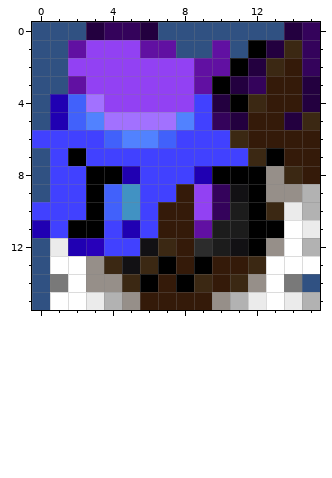
Two versions of one pixel-art sprite, img/favicon.png. Above is the file before it was changed.
The file is 128x128 pixels, drawn in blocks of 8x8; one block is one cell here.
Once edited:
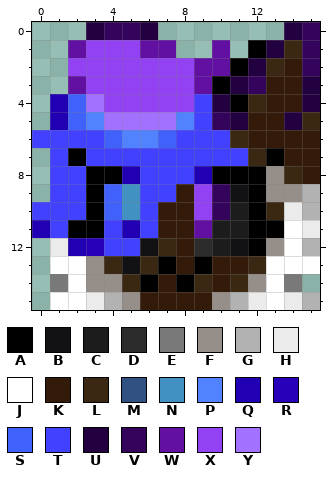
Palette (. is transparent): A #000000  B #121114  C #1c1c1c  D #2c2c2c  E #797979  F #968f89  G #b2b2b2  H #ebebeb  J #ffffff  K #341a09  L #3b2813  M #305182  N #4192c3  P #5182ff  Q #2000b2  R #2800ba  S #4161fb  T #4141ff  U #23003f  V #34035b  W #6110a2  X #9241f3  Y #a271ff
Change:
Changed rows in their new state; - is an unchanged pixel.
first column x 0:
 0 ...----.......--
 1 ..------..-.----
 2 ..--------------
 3 ..--------------
 4 .---------------
 5 .---------------
 7 .---------------
 8 .---------------
 9 .---------------
12 .---------------
13 .---------------
14 .--------------.
15 .---------------
